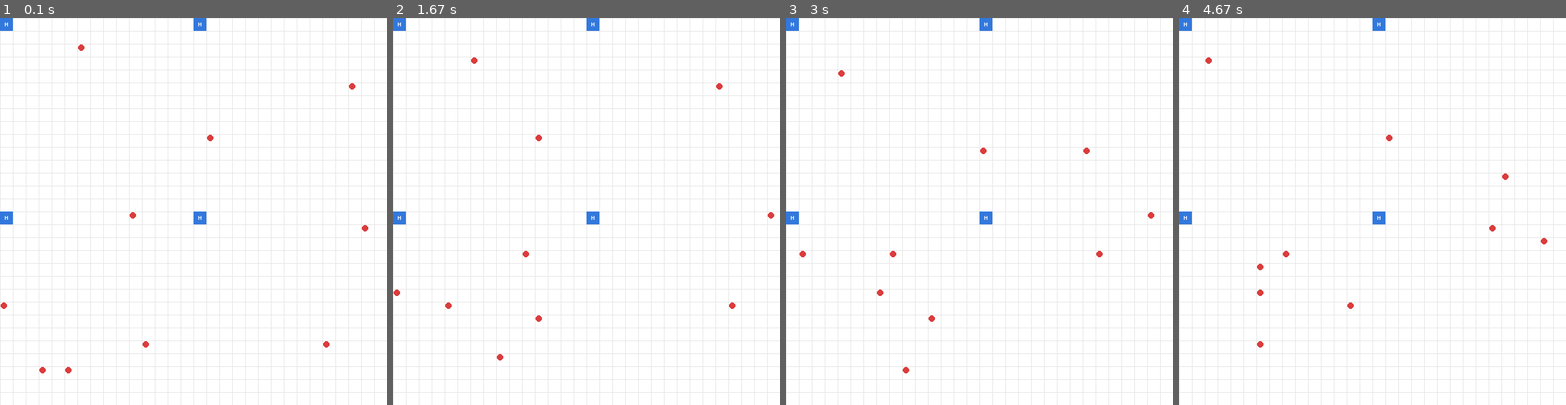
Above: before the commit, frames 1-4 (left to right).
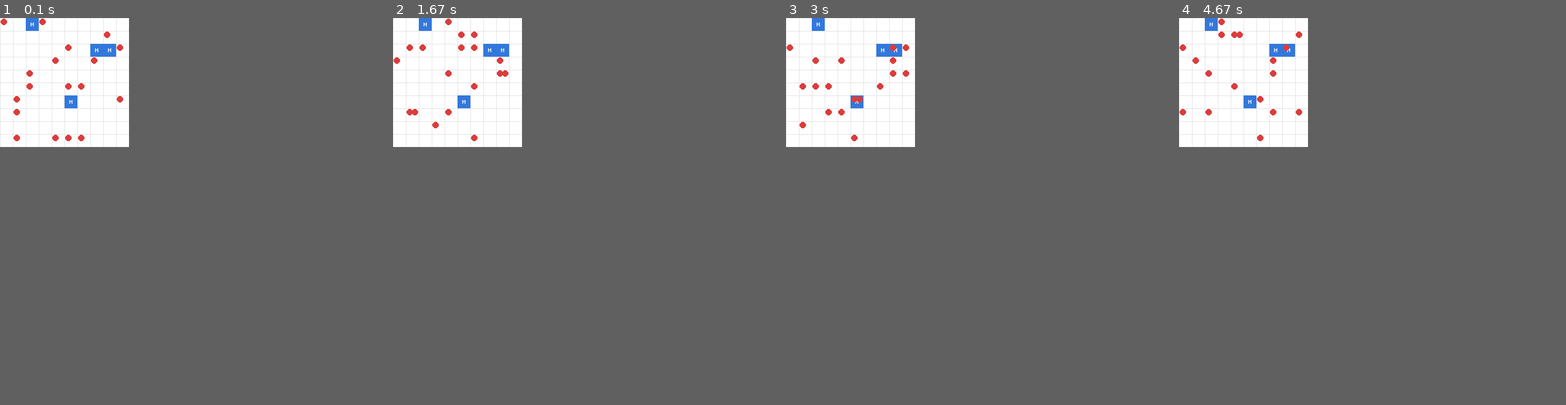
Above: after the commit, the same moments.

Repository: shaan101patel/Pandemic-Flu-Spread-Simulation
Game: pygame game, started from src/main.py
The game is run twice, just before and just after one commit, with the same random seed, the same clock (stepped at 60 frames per second) and the same inputs.
Inputs:
- Up to frame 1 (0.1 s): no input
- Up to frame 2 (1.67 s): no input
- Up to frame 3 (3 s): no input
- Up to frame 4 (4.67 s): no input
In our replay, the window is 600x600 before the commit and 200x200 after it. These sizes can differ from the game's own. Grey fills any space a smaller window leaves; there, only what the larger window draws over its background counts as a difference.

The runs differ from the first frame. In frame 1, 10% of the frame differs, in the area x 0-100%, y 0-100%; in frame 2, 10%; in frame 3, 10%; in frame 4, 10%.

Commit message:
Create Hospial Bug

Diff:
--- a/src/main.py
+++ b/src/main.py
@@ -27,9 +27,9 @@
     """
 
     # Init
-    StateSpace = 30
-    NumOfHospitals = 2
-    NumAgents = 10
+    StateSpace = 10
+    NumOfHospitals = 4
+    NumAgents = 18
 
     # Create grid and hospitals
     map = grid.Grid(StateSpace, StateSpace)
--- a/src/simulation/engine.py
+++ b/src/simulation/engine.py
@@ -6,14 +6,12 @@
 
 def create_hospitals(NumOfHospitals, StateSpace):
     hospitals = []
-    # spacing ensures hospitals are placed within the StateSpace bounds
-    spacing = max(1, StateSpace // max(1, NumOfHospitals))
     for i in range(NumOfHospitals):
-        for j in range(NumOfHospitals):
-            x = min(i * spacing, StateSpace - 1)
-            y = min(j * spacing, StateSpace - 1)
-            hosp = hospital.Hospital(location=(x, y), vaccine_capacity=1000, vaccine_type="A", admin_speed=10)
-            hospitals.append(hosp)
+        x = np.random.randint(0, StateSpace)
+        y = np.random.randint(0, StateSpace)
+        vaccine_type = "A" if i % 2 == 0 else "B"
+        hosp = hospital.Hospital(location=(x, y), vaccine_capacity=1000, vaccine_type=vaccine_type, admin_speed=10)
+        hospitals.append(hosp)
     return hospitals
 
 
--- a/src/visulation/pygame_visualizer.py
+++ b/src/visulation/pygame_visualizer.py
@@ -62,7 +62,7 @@
     grid,
     agents,
     hospitals,
-    steps: int = 300,
+    steps: int = 30000,
     cell_size: int = 20,
     fps: int = 8,
     step_fn: Optional[Callable[[], None]] = None,
